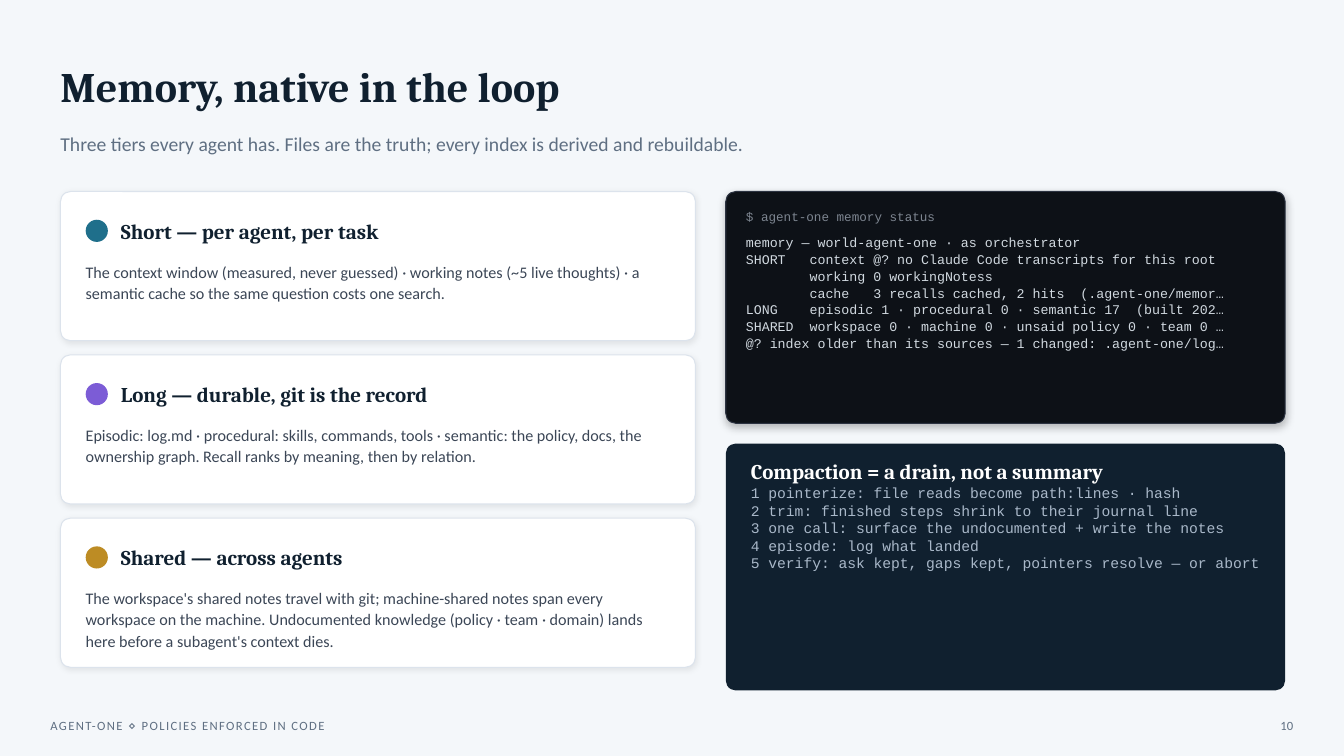
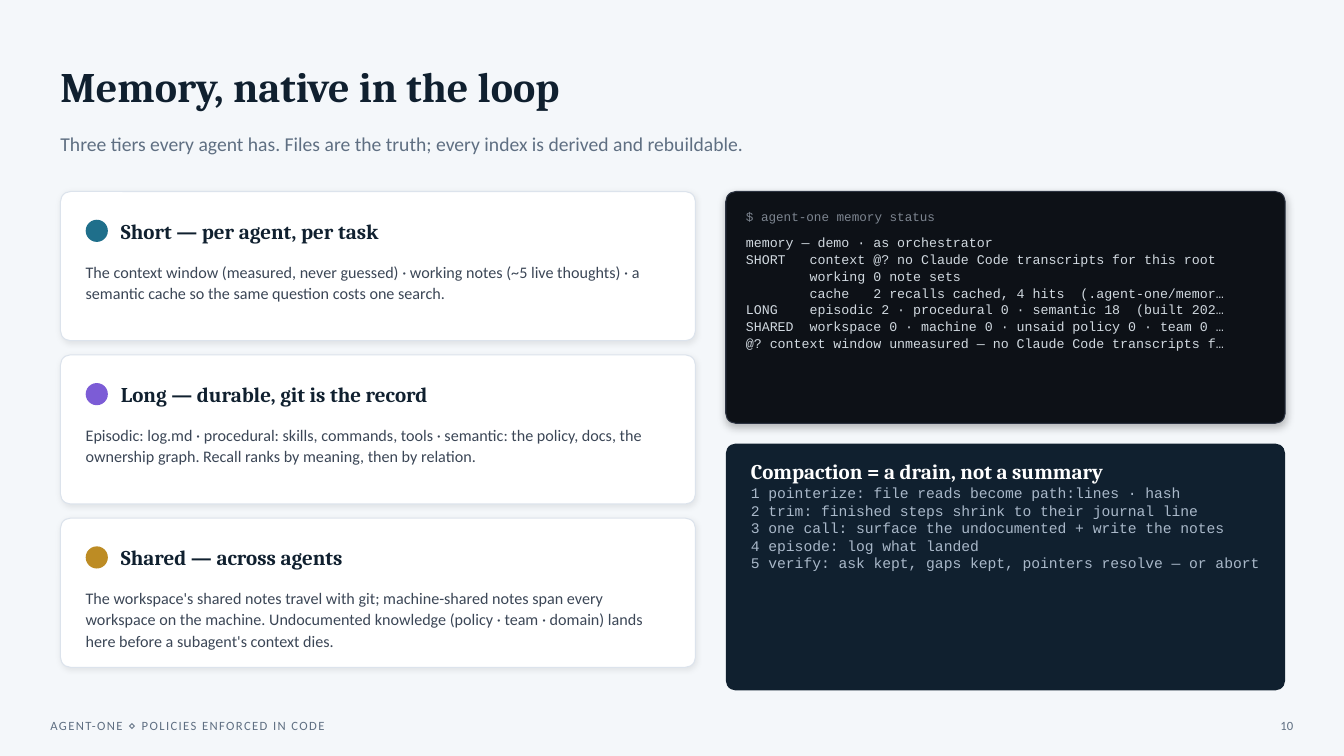
Before and after one commit to Kaginari/agent-one, a slide deck: slide 10 of presentations/agent-one-binary.pptx. Drawn at 1344x756 pixels with LibreOffice and Linux fonts; fonts in the diff are those of the drawing. Boxes give left, top, right and bottom in pixels: in the first picture for what was removed or moved away, otherwise in the second. Text is boxed around its words. In the diff, an @@ line names an element or a change of style, - is before the commit and + after.

```diff
--- a/presentations/agent-one-binary.pptx
+++ b/presentations/agent-one-binary.pptx
@@ text at bbox=[746, 238, 993, 250]: text changed @@
-memory — world-agent-one · as orchestrator
+memory — demo · as orchestrator
@@ text at bbox=[746, 271, 1224, 317]: text changed @@
-working 0 workingNotess
-cache 3 recalls cached, 2 hits (.agent-one/memor…
-LONG episodic 1 · procedural 0 · semantic 17 (built 202…
+working 0 note sets
+cache 2 recalls cached, 4 hits (.agent-one/memor…
+LONG episodic 2 · procedural 0 · semantic 18 (built 202…
@@ text at bbox=[770, 338, 1224, 351]: text changed @@
-@? index older than its sources — 1 changed: .agent-one/log…
+@? context window unmeasured — no Claude Code transcripts f…
```
Also in this commit, not shown: 11 other slides changed, 1 slide added, 1 slide removed, 3 other files.
